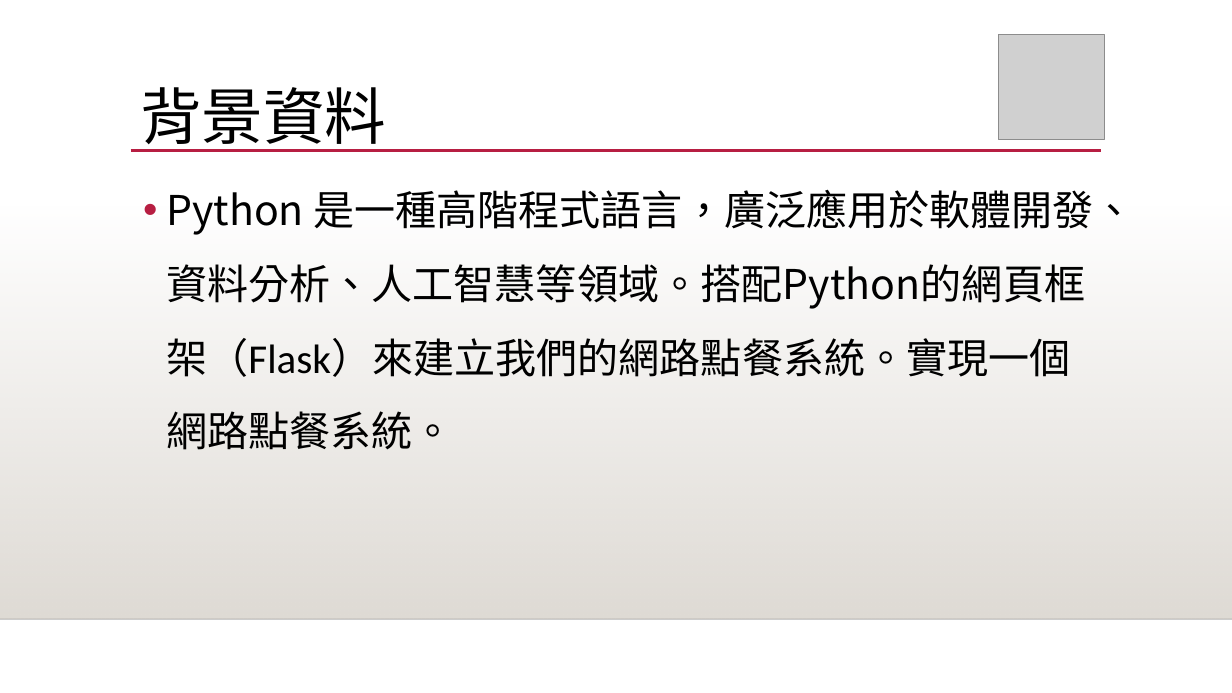
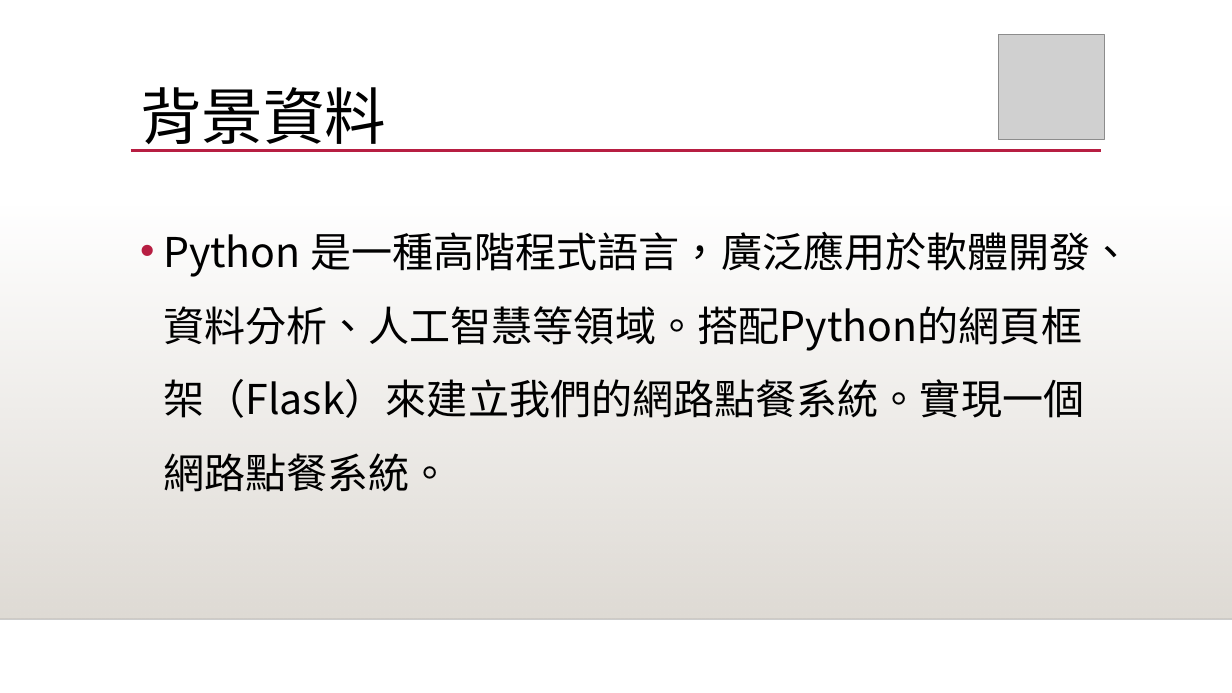
Before and after one commit to s8591120/ordersystem, a slide deck: slide 4 of 網頁點餐系統.pptx. Drawn at 1232x693 pixels with LibreOffice and Linux fonts; fonts in the diff are those of the drawing; grey boxes stand for pictures; background and template pictures are left out. Boxes give left, top, right and bottom in pixels: in the first picture for what was removed or moved away, otherwise in the second. Text is boxed around its words. In the diff, an @@ line names an element or a change of style, - is before the commit and + after.

```diff
--- a/網頁點餐系統.pptx
+++ b/網頁點餐系統.pptx
@@ title "背景資料" at [140, 87, 386, 152]: font Calibri to Noto Sans CJK SC @@
@@ text "Python 是一種高階程式語言，廣泛應用於軟體開發、資料分析、人工智慧等領域。搭配Python的網頁框架（Flask） ...": place and size @@
-text "Python 是一種高階程式語言，廣泛應用於軟體開發、資料分析、人工智慧等領域。搭配Python的網頁框架（Flask） ..." at [166, 189, 1135, 450]
+text "Python 是一種高階程式語言，廣泛應用於軟體開發、資料分析、人工智慧等領域。搭配Python的網頁框架（Flask） ..." at [163, 231, 1132, 492]
@@ text "Python 是一種高階程式語言，廣泛應用於軟體開發、資料分析、人工智慧等領域。搭配Python的網頁框架（Flask） ..." at [163, 231, 1132, 492]: font Calibri to Noto Sans CJK SC in "是一種高階程式語言，廣泛應用於軟體開發、資料分析、人工智慧等領域。搭配Python的網頁框架（Flask）來建立我們的網 ..." @@
```
Also in this commit, not shown: 10 other slides changed, 1 slide added, 1 other file.
